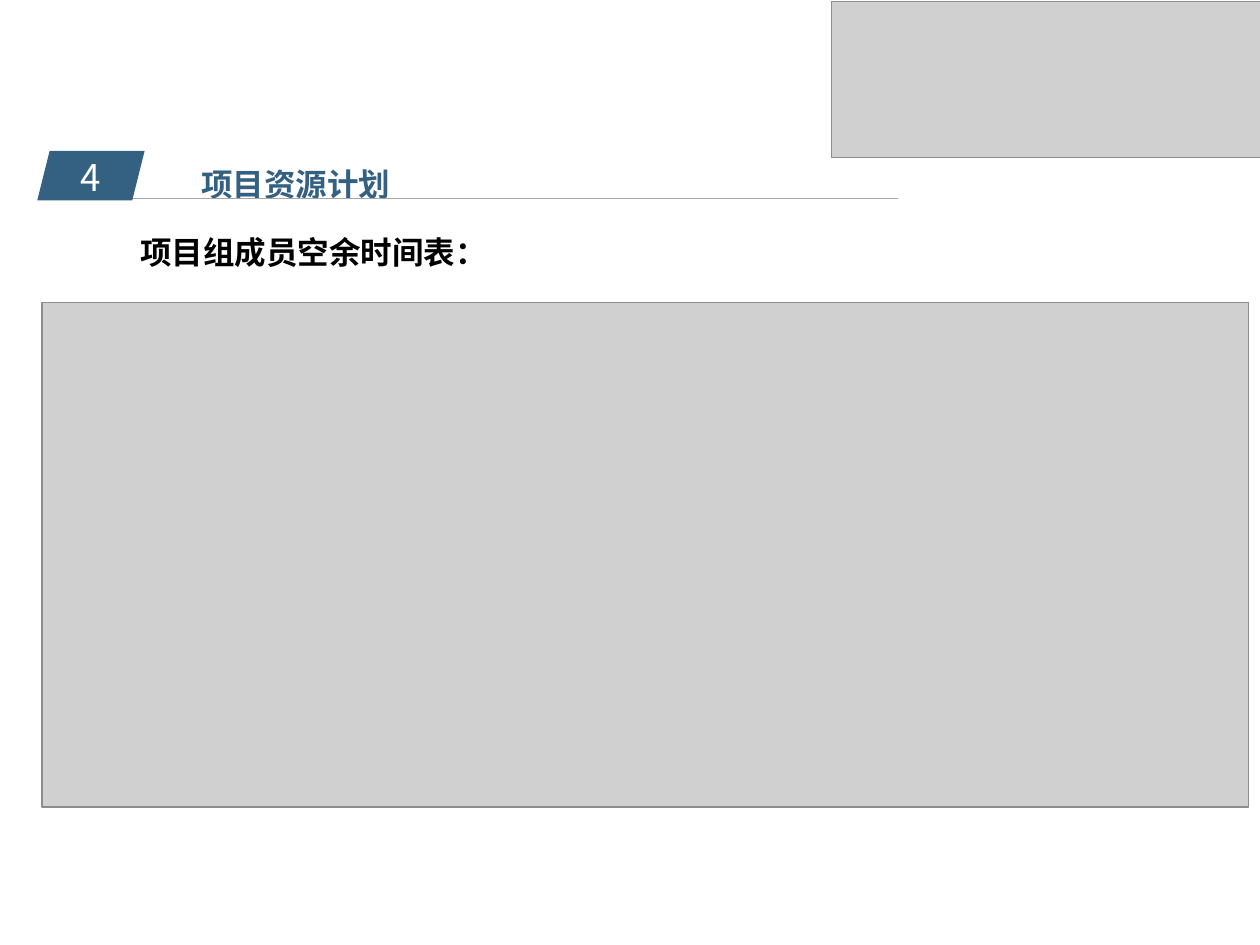
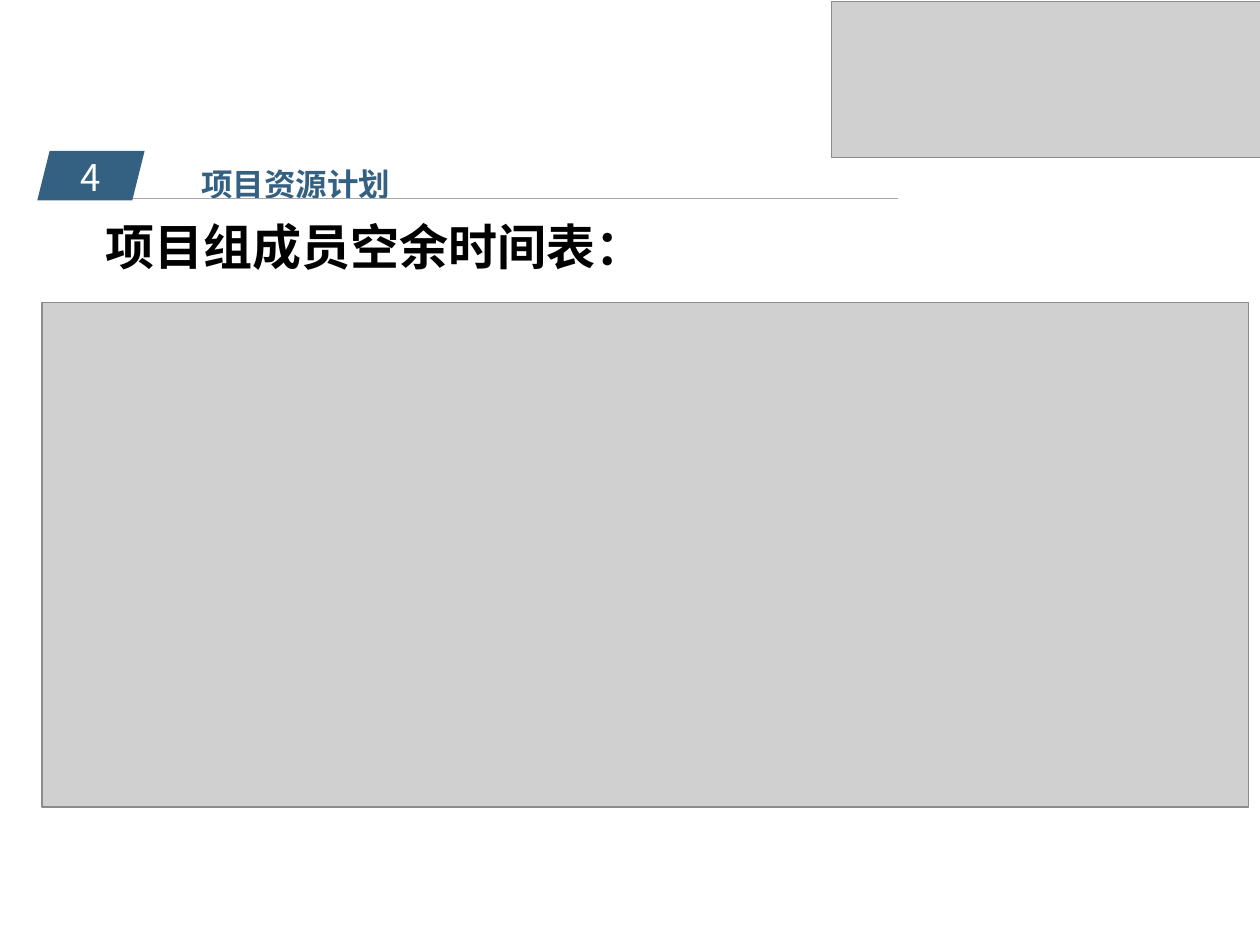
Before and after one commit to popopoi/PRD2018-G07, a slide deck: slide 8 of 受控文档/项目计划/PRD2018-G07-项目计划PPT.pptx (slide 7 before the commit). Drawn at 1260x945 pixels with LibreOffice and Linux fonts; fonts in the diff are those of the drawing; grey boxes stand for pictures; background and template pictures are left out. Boxes give left, top, right and bottom in pixels: in the first picture for what was removed or moved away, otherwise in the second. Text is boxed around its words. In the diff, an @@ line names an element or a change of style, - is before the commit and + after.

Commit message:
修订［PRD2018-G07-可行性分析报告］（增加了一项预算） 修订［PRD2018-G07-需求工程项目计划］（修改了员工时薪，确定了服务开始时间和最短持续时间） 修订［PRD2018-G07-项目计划PPT］（优化了一部分字体） 修订［PRD2018-G07-采购管理计划］（增添了一项采购计划） 修订［PRD2018-G07-成本管理计划］（增添了一项成本管理计划） 起草［PRD2018-G07-配置管理］

```diff
--- a/受控文档/项目计划/PRD2018-G07-项目计划PPT.pptx
+++ b/受控文档/项目计划/PRD2018-G07-项目计划PPT.pptx
@@ text "项目组成员空余时间表：": place and size @@
-text "项目组成员空余时间表：" at [140, 237, 486, 267]
+text "项目组成员空余时间表：" at [106, 223, 644, 270]
@@ text "项目组成员空余时间表：" at [106, 223, 644, 270]: size 18 to 28 pt @@
```
Also in this commit, not shown: 1 other slide changed, 1 slide added, 5 other files.
